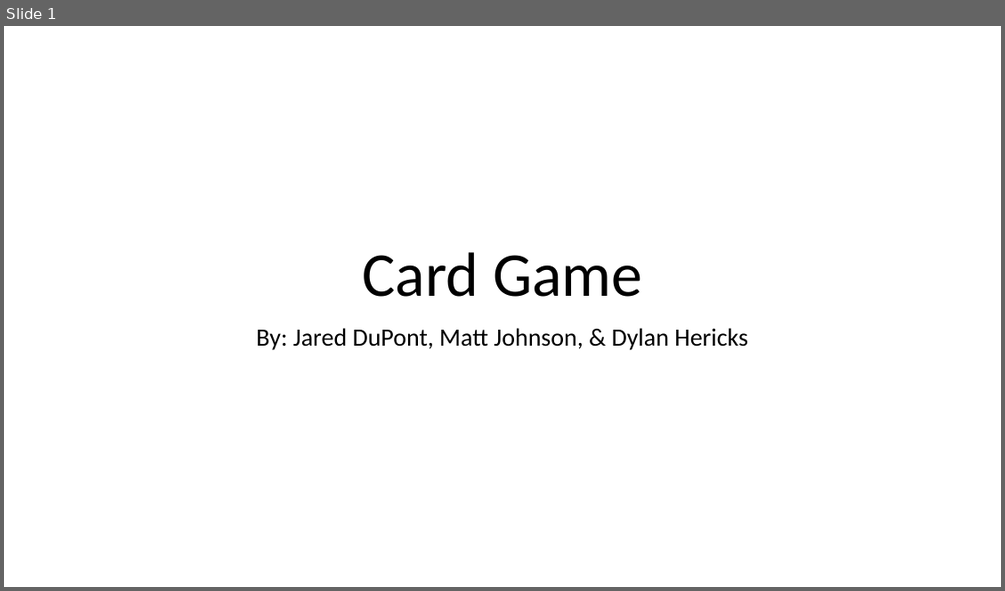
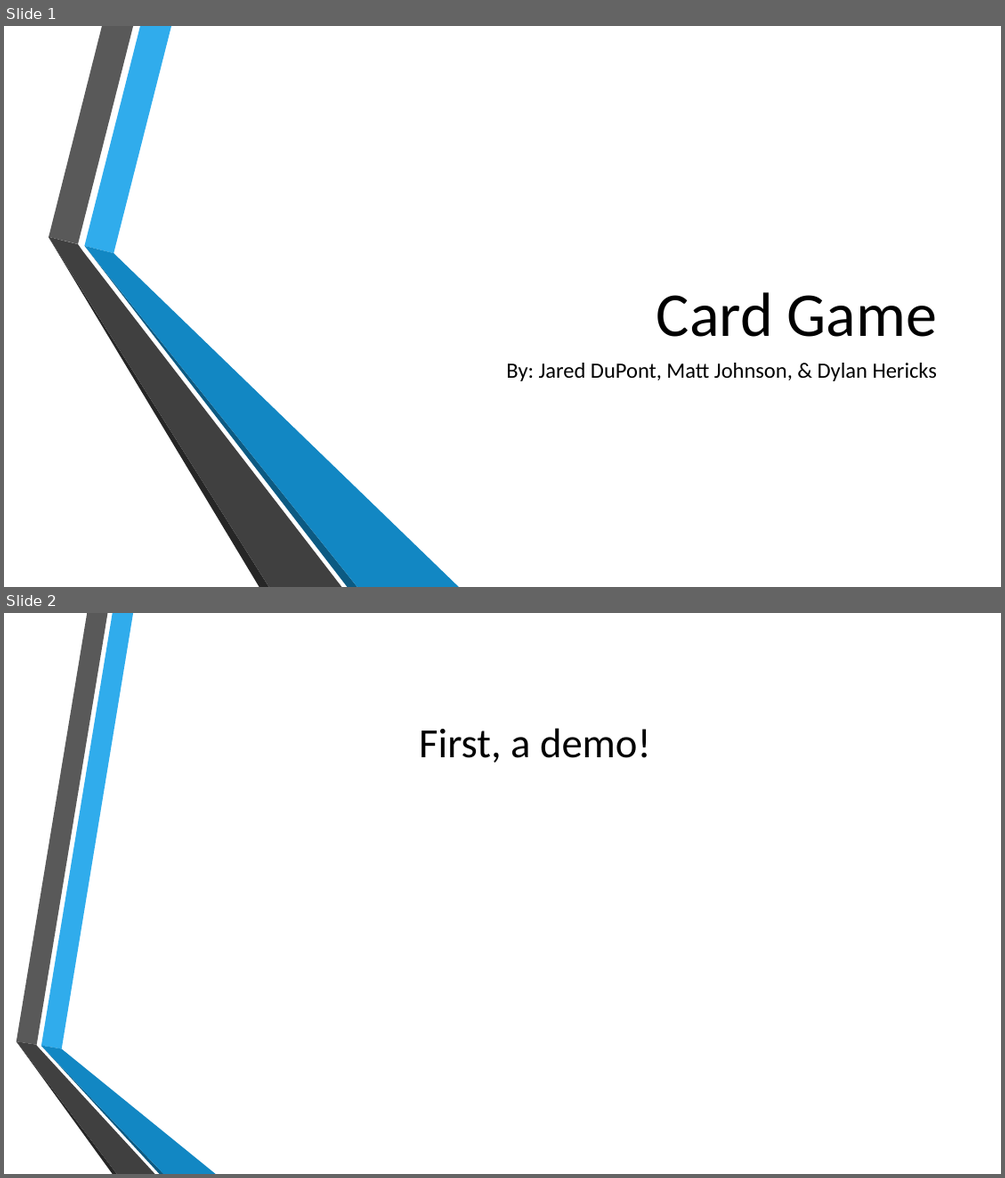
Before and after one commit to doominabox1/Card-Game, a slide deck: game_presentation.pptx. Shown one above the other, each under a label of ours: slide 1 before the commit, slides 1 and 2 after it. The pictures are 1005x591 and 1005x1178 pixels, drawn with LibreOffice and Linux fonts; fonts in the diff are those of the drawing; background and template pictures are left out. Boxes give left, top, right and bottom in pixels: in the first picture for what was removed or moved away, otherwise in the second. Text is boxed around its words. In the diff, an @@ line names an element or a change of style, - is before the commit and + after.

```diff
--- a/game_presentation.pptx
+++ b/game_presentation.pptx
@@ slide 2 added at <box>4,613,1001,1174</box>, background picture (left out) @@
@@ title added at <box>419,728,651,763</box>, 40 pt, text #000000 @@
+First, a demo!
@@ group added at <box>16,613,216,1174</box>: 6 freeform shapes @@
@@ slide 1 changed as well @@
@@ title "Card Game": place and size @@
-title "Card Game" at <box>362,252,642,297</box>
+title "Card Game" at <box>656,292,937,337</box>
@@ title "Card Game" at <box>656,292,937,337</box>: alignment centre to right; line spacing 0.9 to 1 @@
@@ group added at <box>48,26,460,587</box>: 6 freeform shapes @@
@@ subtitle "By: Jared DuPont, Matt Johnson, ...": place and size @@
-subtitle "By: Jared DuPont, Matt Johnson, ..." at <box>256,328,748,350</box>
+subtitle "By: Jared DuPont, Matt Johnson, ..." at <box>506,362,937,381</box>
@@ subtitle "By: Jared DuPont, Matt Johnson, ..." at <box>506,362,937,381</box>: size 24 to 21 pt; alignment centre to right; line spacing 0.9 to 1 @@
```
Also in this commit, not shown: 1 other slide changed, 5 other slides added, 5 slides removed, 10 other files.
